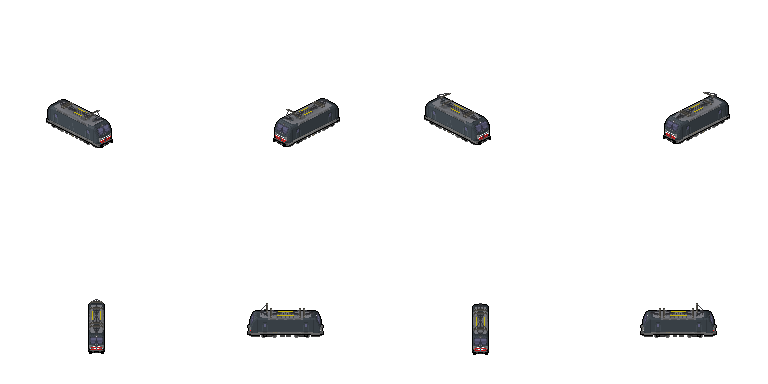
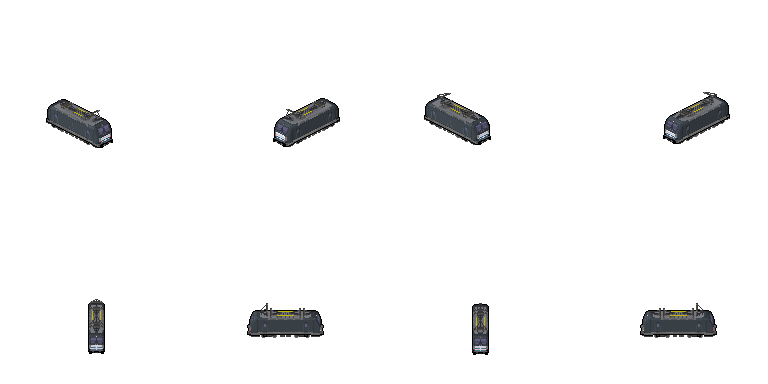
Two versions of the same layered image (768x384). Layer-by-layer changes:
added layer "Front_PC" above "front white" over [91, 133, 675, 351]
added layer "front white" above "Front_Red" over [91, 130, 675, 351]
hid "Front_Red", painted on it over [91, 133, 675, 351]
painted on "ES64X4 MRCE" over [100, 143, 481, 351]
hid "193_DB_PC" over [91, 123, 675, 351]
hid "ÖBB/DSB" over [91, 123, 675, 346]
